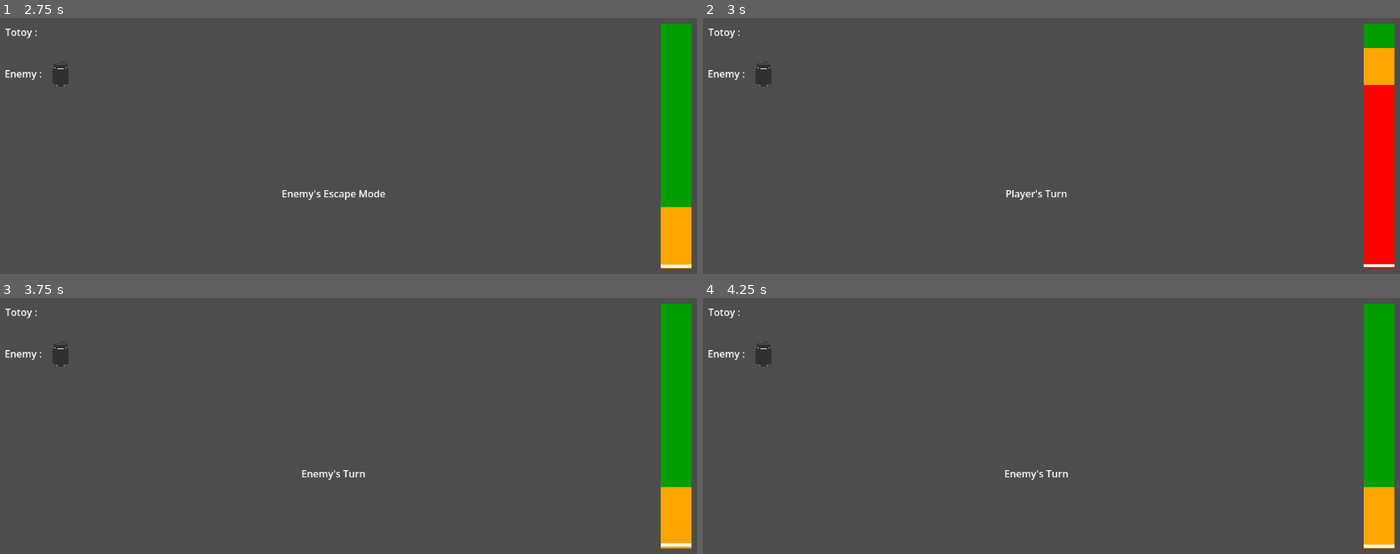
Above: before the commit, frames 1-4 (two rows, left to right).
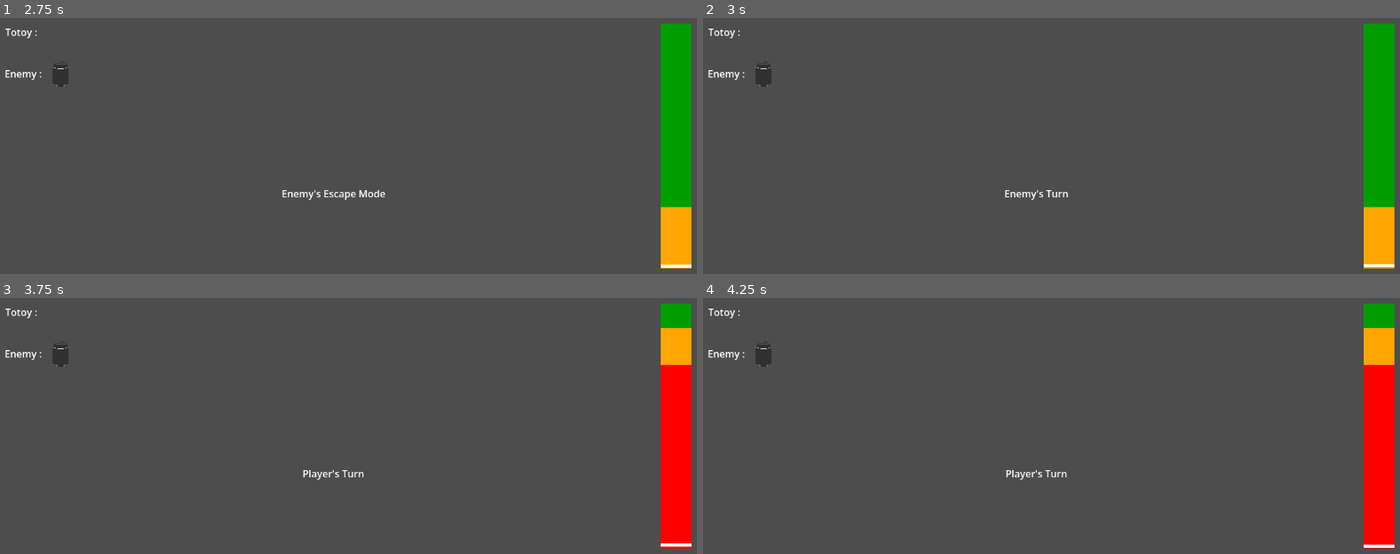
Above: after the commit, the same moments.

Repository: TuwonXD/Kalye404
Game: Godot game, scene res://menu.tscn
Same seed, same stepped clock (60 frames per second), same inputs: the game is played once before the commit and once after it.
Inputs:
- Up to frame 1 (2.75 s): click "Start" at 0.5 s; tap Enter at 1.25 s; hold Space (StopArrow) 1.28-2.03 s; tap Space (StopArrow) at 2.1 s
- Up to frame 2 (3 s): tap Enter at 2.75 s; hold Space (StopArrow) from 2.78 s (still down)
- Up to frame 3 (3.75 s): release Space (StopArrow) at 3.53 s; tap Space (StopArrow) at 3.6 s
- Up to frame 4 (4.25 s): no input

Frame 1 is identical in both runs. In frame 2, 3.9% of the frame differs, in the area x 43-100%, y 11-98%; in frame 3, 3.9%; in frame 4, 3.9%.

Commit message:
slowed arrow speed and enemy turn bug fixed

Diff:
--- a/game/features/tumbang-preso/tumbang_preso.gd
+++ b/game/features/tumbang-preso/tumbang_preso.gd
@@ -59,7 +59,7 @@
 func _enter_player_turn() -> void:
 	current_phase = TurnPhase.PLAYER_TURN
 	power_bar.set_zone_ranges(0.1, 0.25)
-	var arrow_speed := ((float(enemy_accuracy) + float(enemy_speed)) / 10.0) * 100.0
+	var arrow_speed := ((float(enemy_accuracy) + float(enemy_speed)) / 15.0) * 100.0
 	power_bar.set_arrow_speed(arrow_speed)
 	phase_changed.emit("Player's Turn")
 
@@ -146,9 +146,9 @@
 				_enter_player_turn()
 		TurnPhase.ENEMY_ESCAPE:
 			if _did_enemy_escape(zone):
+				_enter_player_turn()
+			else:
 				_enter_enemy_turn()
-			else:
-				_enter_player_turn()
 
 
 func _did_score(zone: String) -> bool:
